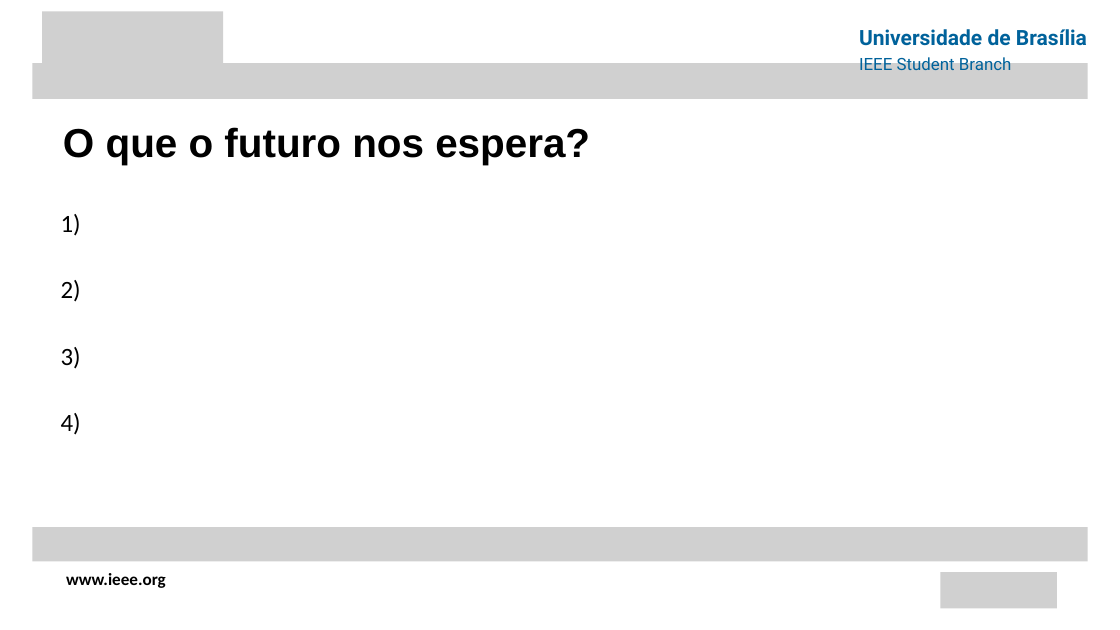
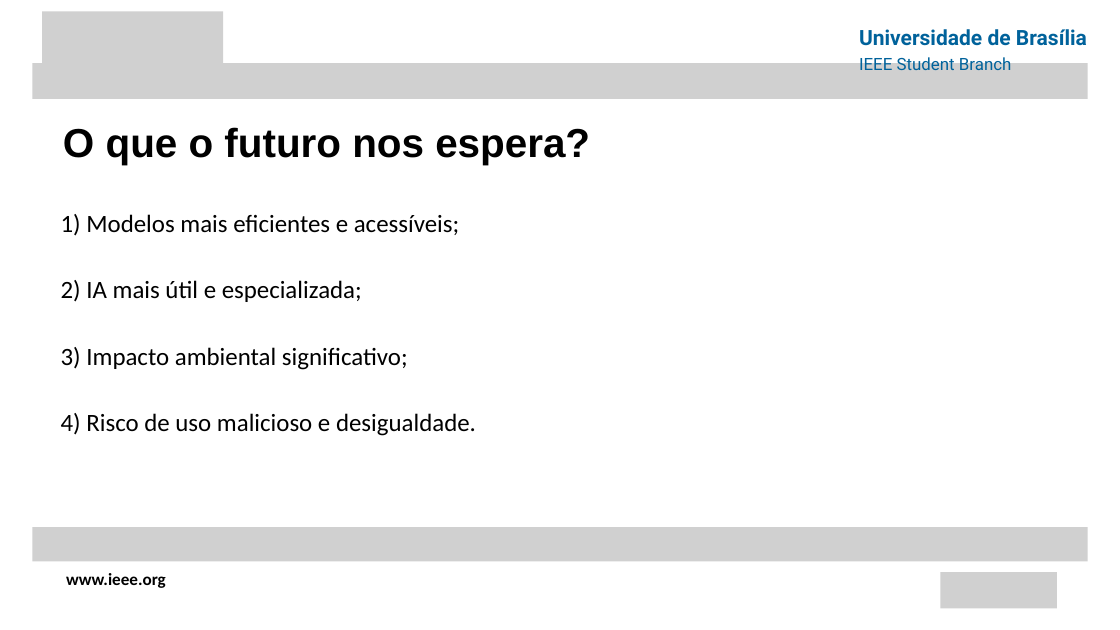
Before and after one commit to gusfring41/Apresentacao-LLM-CIS, a slide deck: slide 8 of apresentacaoLLM.pptx. Drawn at 1120x630 pixels with LibreOffice and Linux fonts; fonts in the diff are those of the drawing; grey boxes stand for pictures. Boxes give left, top, right and bottom in pixels: in the first picture for what was removed or moved away, otherwise in the second. Text is boxed around its words. In the diff, an @@ line names an element or a change of style, - is before the commit and + after.

```diff
--- a/apresentacaoLLM.pptx
+++ b/apresentacaoLLM.pptx
@@ text at [61, 214, 476, 436]: text changed @@
-1)
-2)
-3)
-4)
+1) Modelos mais eficientes e acessíveis;
+2) IA mais útil e especializada;
+3) Impacto ambiental significativo;
+4) Risco de uso malicioso e desigualdade.
```
Also in this commit, not shown: 7 other slides changed, 1 slide added, 1 other file.
